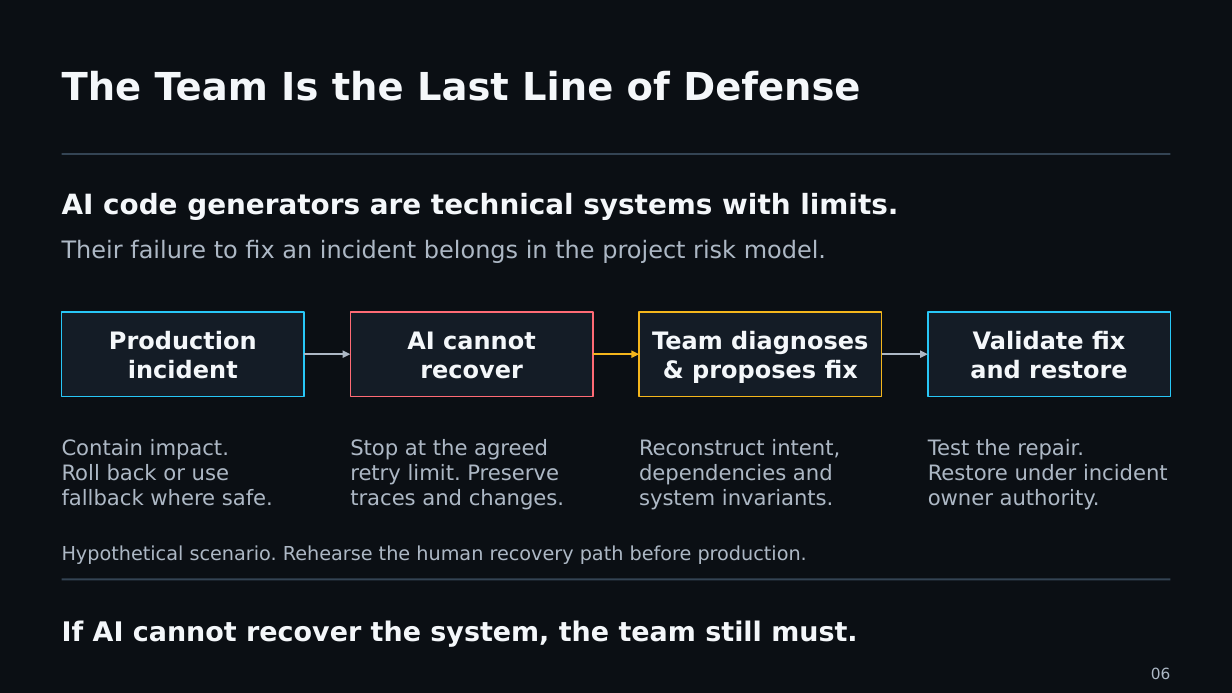
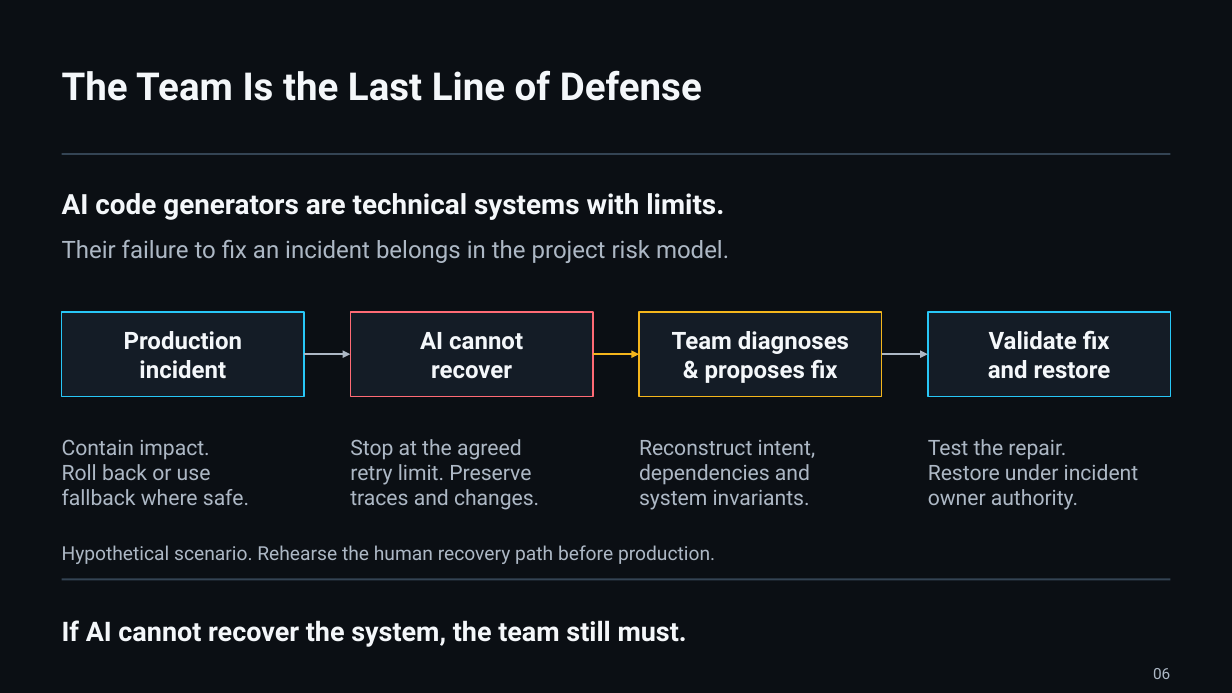
Before and after one commit to UncertaintyArchitectureGroup/uncertainty-architecture, a slide deck: slide 6 of assets/presentations/pmday-2026/ai-changes-both-sides.pptx. Drawn at 1232x693 pixels with LibreOffice and Linux fonts; fonts in the diff are those of the drawing. Boxes give left, top, right and bottom in pixels: in the first picture for what was removed or moved away, otherwise in the second. Text is boxed around its words. In the diff, an @@ line names an element or a change of style, - is before the commit and + after.

Commit message:
Use embedded Roboto in the PMDay deck and preserve frozen content

```diff
--- a/assets/presentations/pmday-2026/ai-changes-both-sides.pptx
+++ b/assets/presentations/pmday-2026/ai-changes-both-sides.pptx
@@ font DejaVu Sans to Roboto in 14 elements at bbox=[62, 70, 702, 101], bbox=[1153, 668, 1170, 679], bbox=[62, 193, 724, 220], bbox=[62, 240, 729, 263], bbox=[124, 331, 242, 379], bbox=[62, 439, 249, 505], bbox=[420, 332, 523, 379], bbox=[350, 439, 539, 510], bbox=[672, 331, 849, 383], bbox=[639, 440, 816, 510], bbox=[988, 330, 1111, 379], bbox=[928, 439, 1139, 510], bbox=[62, 545, 715, 564], bbox=[62, 620, 687, 647] @@
```
Also in this commit, not shown: 13 other slides changed, 13 other files.
